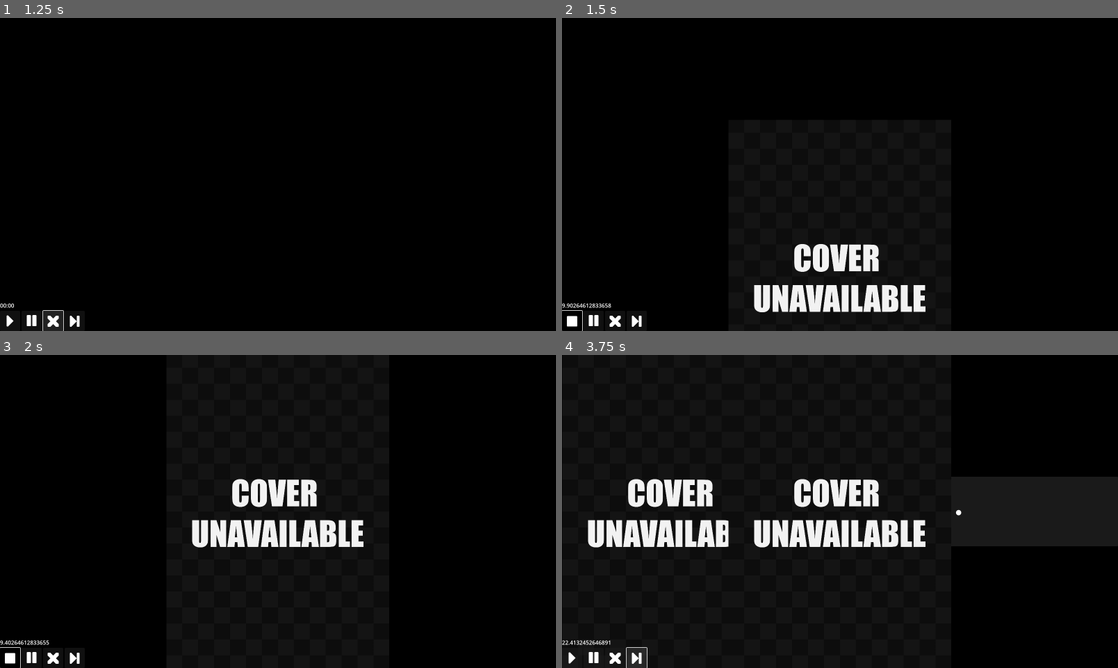
Above: before the commit, frames 1-4 (two rows, left to right).
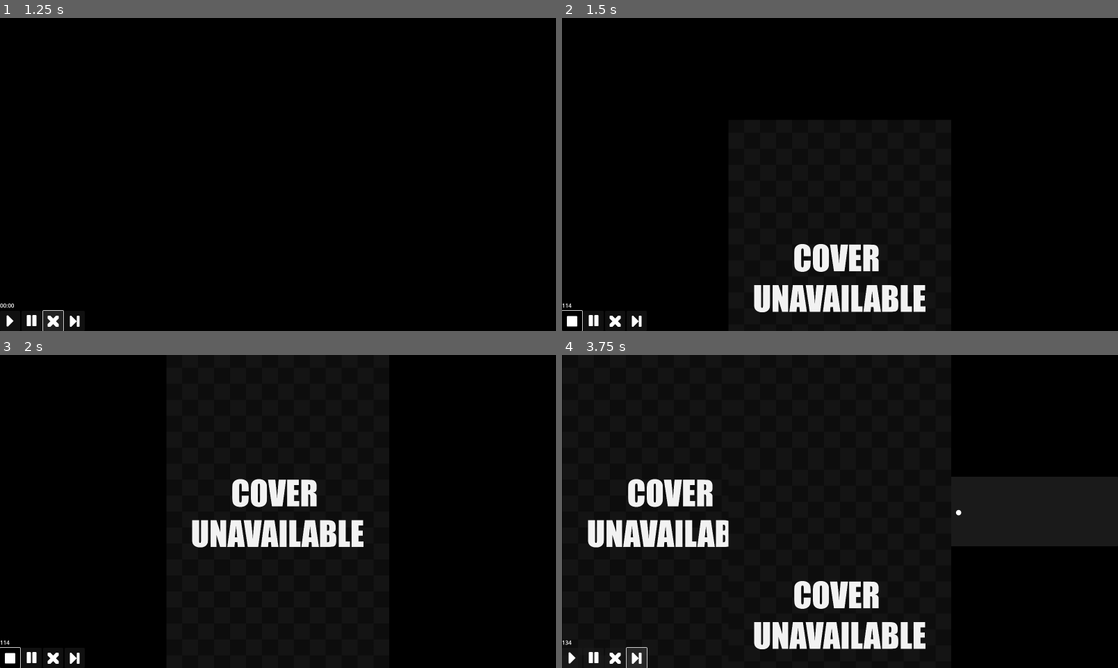
Above: after the commit, the same moments.

Repository: carter-lilley/game_shuffler
Game: Godot game, scene res://Scenes/modes/mode_grabbag.tscn
Two runs of this game, one before a commit and one after it. Both use one fixed random seed, a clock stepped at 60 frames per second and the inputs below. This scene is started directly instead of the project's main scene.
Inputs (mouse positions are in pixels of both pictures, inside the frame that each line leads up to):
- Up to frame 1 (1.25 s): click (55, 321) at 0.5 s
- Up to frame 2 (1.5 s): click (573, 321) at 1.25 s
- Up to frame 3 (2 s): no input
- Up to frame 4 (3.75 s): click (573, 658) at 2 s; click (634, 658) at 2.75 s; click (634, 658) at 3.5 s

Frame 1 is identical in both runs. In frame 2, 0.1% of the frame differs, in the area x 0-9%, y 91-93%; in frame 3, 0.1%; in frame 4, 6.4%, in the area x 0-66%, y 39-94%.
Error in both runs: Modulo by zero error in operator '%'. (res://Globals/globals.gd:51)

Commit message:
Some tweaks

Diff:
--- a/Globals/user_settings.gd
+++ b/Globals/user_settings.gd
@@ -1,14 +1,15 @@
 extends Node
 
 func _ready() -> void:
-	get_window().size = screen_size
+	DisplayServer.window_set_mode(DisplayServer.WINDOW_MODE_FULLSCREEN)
+	#get_window().size = screen_size
 
 #1600, 900
 var screen_size: Vector2 = Vector2(1600,900)
 #-------------------------------
-var bag_size: int = 4
-var round_time_min : float = 10.0
-var round_time_max : float = 45.0
+var bag_size: int = 8
+var round_time_min : float = 45.0
+var round_time_max : float = 180.0
 #-------------------------------
 var rom_dir: String = "Z:\\roms"
 #--------- RA
--- a/Scripts/mode_grabbag.gd
+++ b/Scripts/mode_grabbag.gd
@@ -56,7 +56,7 @@
 var curr_timer: Timer
 func _process(delta: float) -> void:
 	if curr_timer:
-		time_label.text = str(curr_timer.time_left)
+		time_label.text = str(round(curr_timer.time_left))
 
 var last_pid : int = -1
 func startGame(id : int):
@@ -82,7 +82,8 @@
 		resumePrc(id)
 	last_pid = prc_list[id]["pid"]
 	bringtofront(prc_list[id]["pid"])
-	curr_timer = globals.create_timer(randf_range(usersettings.round_time_min, usersettings.round_time_max),startGame)
+	var new_id = randi() % usersettings.bag_size
+	curr_timer = globals.create_timer(randf_range(usersettings.round_time_min, usersettings.round_time_max),startGame, new_id)
 
 func resumePrc(pid):
 	if !prc_list[pid]["active"]:
